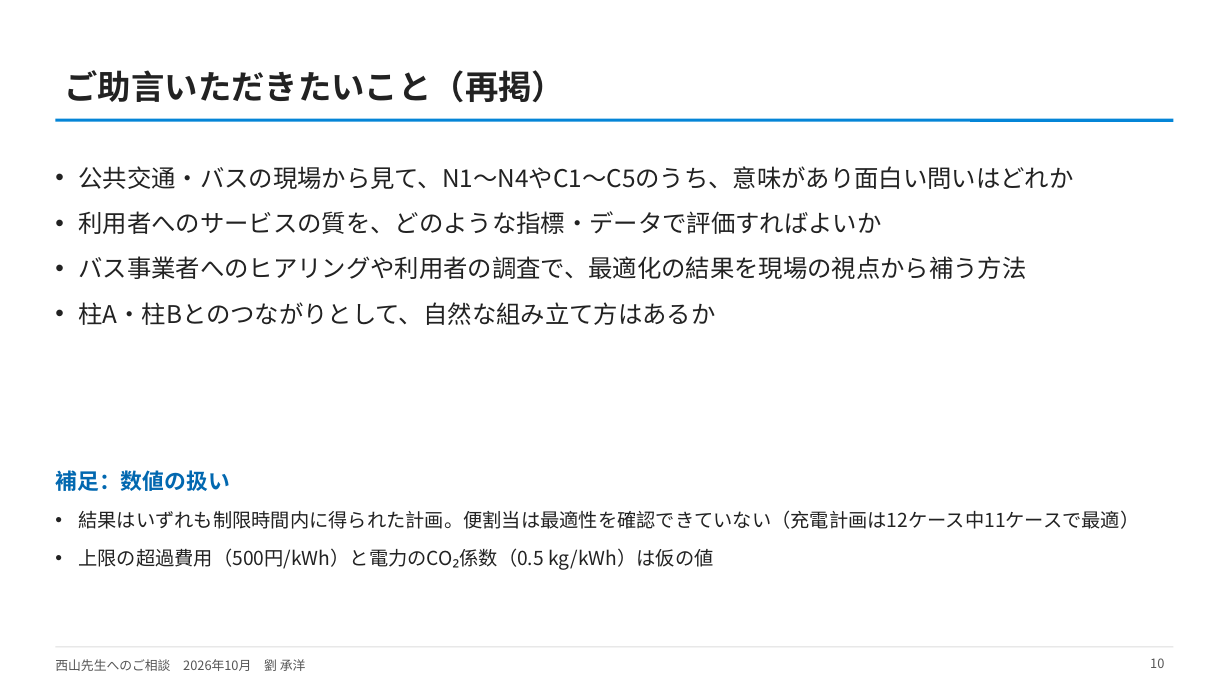
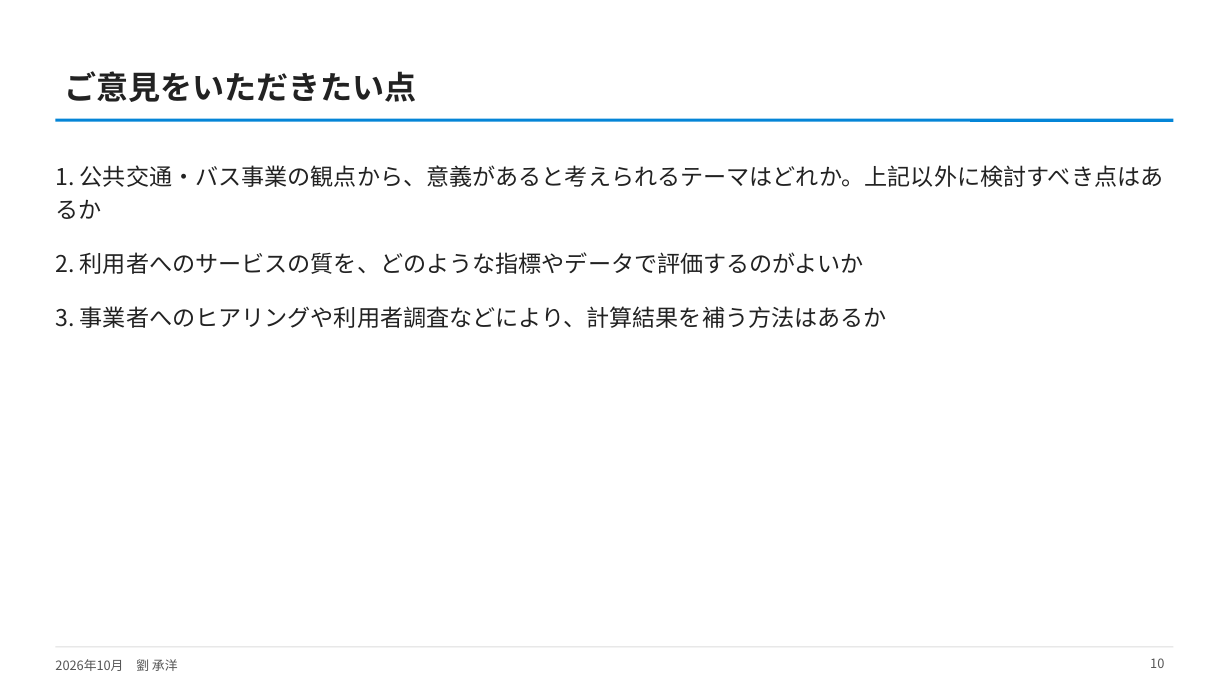
Before and after one commit to CYLIU2003/master-course, a slide deck: slide 10 of outcome/2026-10-21_nishiyama_consult/西山先生へのご相談_研究の現状と軸C.pptx. Drawn at 1232x693 pixels with LibreOffice and Linux fonts; fonts in the diff are those of the drawing. Boxes give left, top, right and bottom in pixels: in the first picture for what was removed or moved away, otherwise in the second. Text is boxed around its words. In the diff, an @@ line names an element or a change of style, - is before the commit and + after.

```diff
--- a/outcome/2026-10-21_nishiyama_consult/西山先生へのご相談_研究の現状と軸C.pptx
+++ b/outcome/2026-10-21_nishiyama_consult/西山先生へのご相談_研究の現状と軸C.pptx
@@ title at (65,71,417,102): text changed; size 26 to 25 pt @@
-ご助言いただきたいこと（再掲）
+ご意見をいただきたい点
@@ text at (55,165,1164,328): text changed; size 19 to 18 pt @@
-• 公共交通・バスの現場から見て、N1〜N4やC1〜C5のうち、意味があり面白い問いはどれか
-• 利用者へのサービスの質を、どのような指標・データで評価すればよいか
-• バス事業者へのヒアリングや利用者の調査で、最適化の結果を現場の視点から補う方法
-• 柱A・柱Bとのつながりとして、自然な組み立て方はあるか
+1. 公共交通・バス事業の観点から、意義があると考えられるテーマはどれか。上記以外に検討すべき点はあるか
+2. 利用者へのサービスの質を、どのような指標やデータで評価するのがよいか
+3. 事業者へのヒアリングや利用者調査などにより、計算結果を補う方法はあるか
@@ text removed at (55,470,230,491) @@
-補足：数値の扱い
@@ text removed at (79,510,1140,570) @@
-• 結果はいずれも制限時間内に得られた計画。便割当は最適性を確認できていない（充電計画は12ケース中11ケースで最適）
-• 上限の超過費用（500円/kWh）と電力のCO₂係数（0.5 kg/kWh）は仮の値
@@ text at (55,659,178,671): text changed @@
-西山先生へのご相談 2026年10月 劉 承洋
+2026年10月 劉 承洋
```
Also in this commit, not shown: 5 other slides changed, 5 slides added, 4 slides removed, 2 other files.
